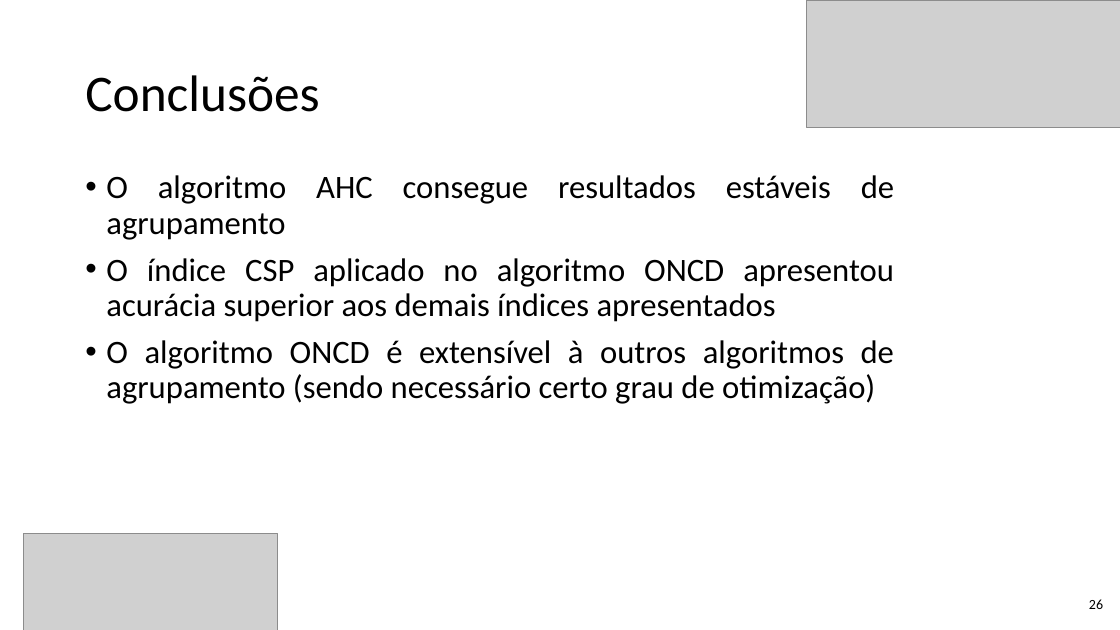
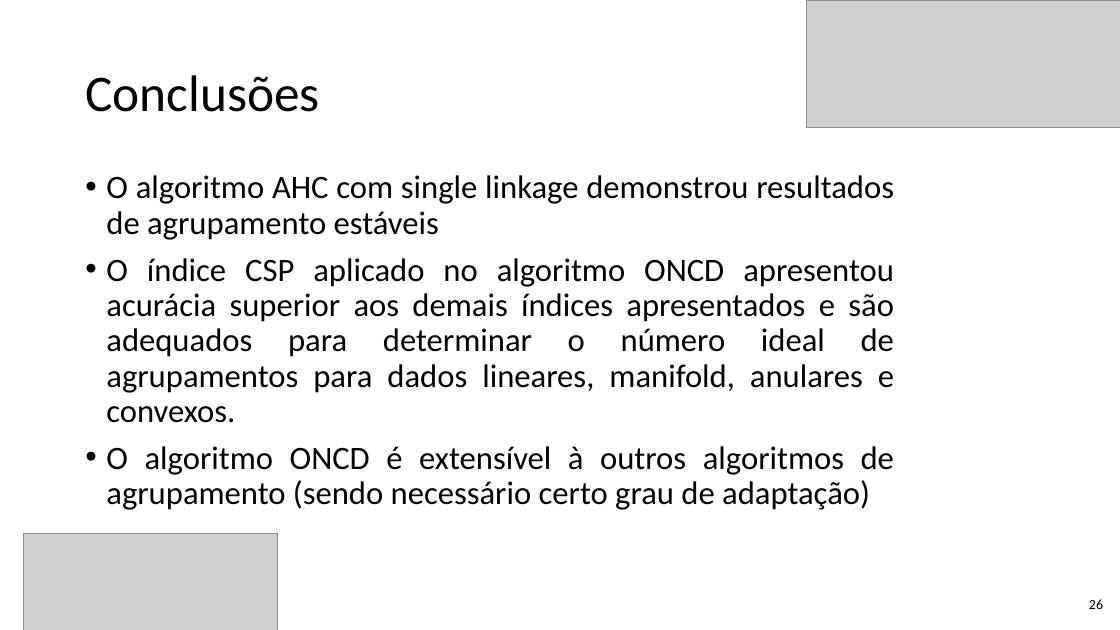
Before and after one commit to Marcio-Salmazo/PRT_Agrupamento, a slide deck: slide 26 of Seminario/Optimal Clusters Final.pptx. Drawn at 1120x630 pixels with LibreOffice and Linux fonts; fonts in the diff are those of the drawing; grey boxes stand for pictures. Boxes give left, top, right and bottom in pixels: in the first picture for what was removed or moved away, otherwise in the second. Text is boxed around its words. In the diff, an @@ line names an element or a change of style, - is before the commit and + after.

Commit message:
seminario: atualizando slide conclusao

```diff
--- a/Seminario/Optimal Clusters Final.pptx
+++ b/Seminario/Optimal Clusters Final.pptx
@@ text at bbox=[106, 175, 894, 510]: text changed @@
-• O algoritmo AHC consegue resultados estáveis de agrupamento
-• O índice CSP aplicado no algoritmo ONCD apresentou acurácia superior aos demais índices apresentados
-• O algoritmo ONCD é extensível à outros algoritmos de agrupamento (sendo necessário certo grau de otimização)
+• O algoritmo AHC com single linkage demonstrou resultados de agrupamento estáveis
+• O índice CSP aplicado no algoritmo ONCD apresentou acurácia superior aos demais índices apresentados e são adequados para determinar o número ideal de agrupamentos para dados lineares, manifold, anulares e convexos.
+• O algoritmo ONCD é extensível à outros algoritmos de agrupamento (sendo necessário certo grau de adaptação)
```
